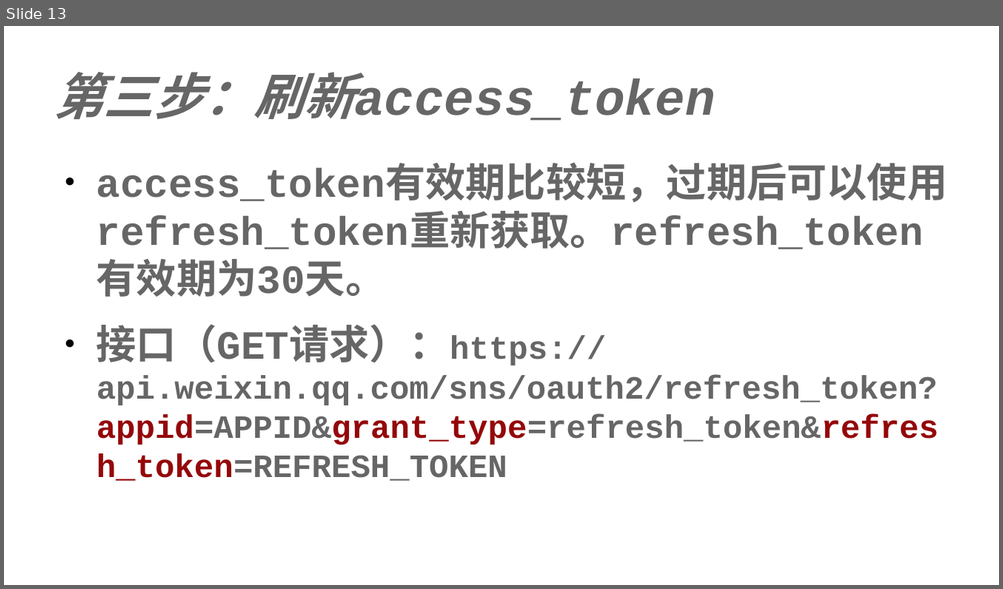
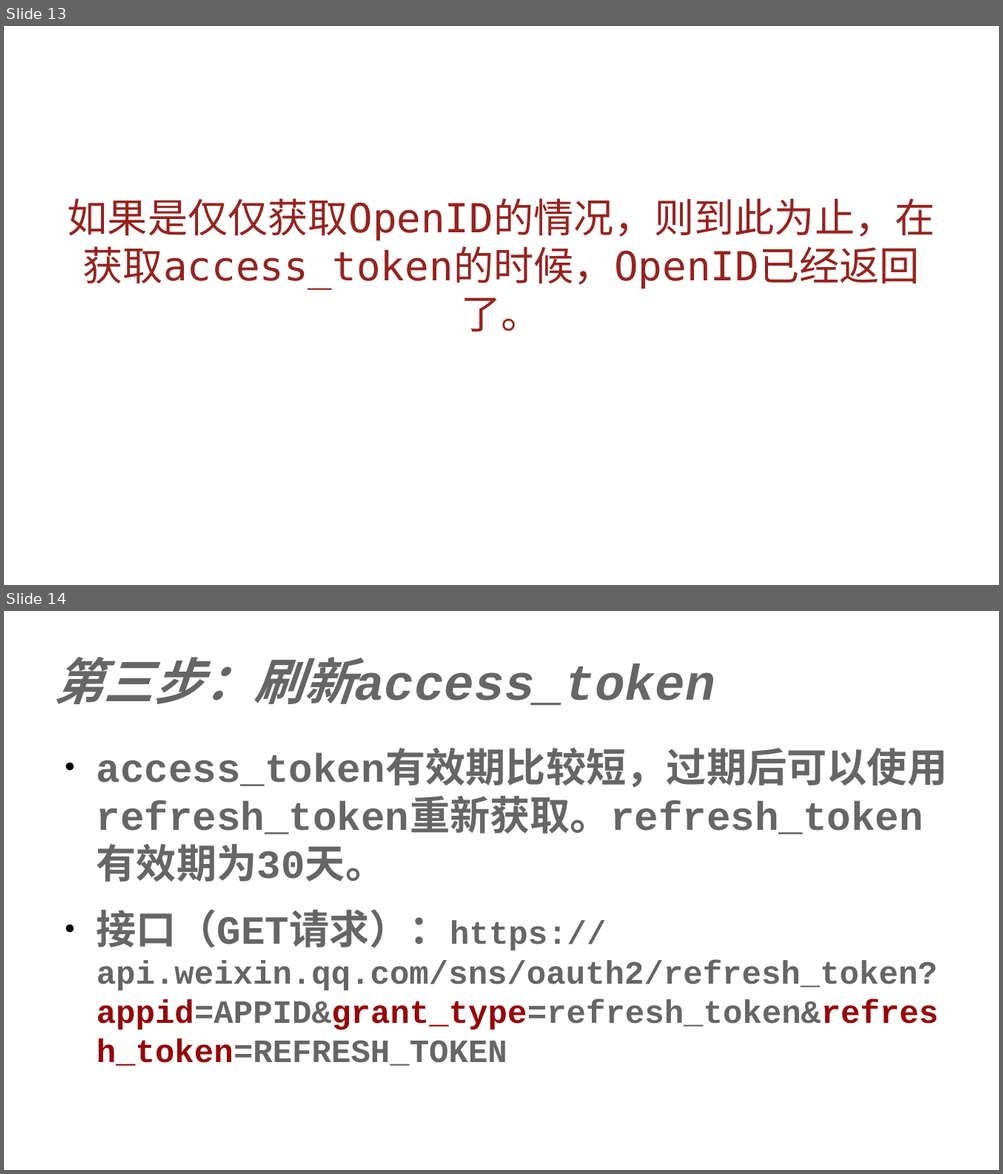
Before and after one commit to edu2act/course-wechat-and-miniprogram, a slide deck: ch11/微信网页授权.odp. Shown one above the other, each under a label of ours: slide 13 before the commit, slides 13 and 14 after it. The pictures are 1003x589 and 1003x1174 pixels, drawn with LibreOffice and Linux fonts; fonts in the diff are those of the drawing. Boxes give left, top, right and bottom in pixels: in the first picture for what was removed or moved away, otherwise in the second. Text is boxed around its words. In the diff, an @@ line names an element or a change of style, - is before the commit and + after.

```diff
--- a/ch11/微信网页授权.odp
+++ b/ch11/微信网页授权.odp
@@ slide 13 added at box(4, 26, 999, 585), background #FFFFFF @@
@@ text added at box(68, 198, 935, 332), 32 pt, text #95231F @@
+如果是仅仅获取OpenID的情况，则到此为止，在获取access_token的时候，OpenID已经返回了。
@@ what was slide 13 is now slide 14 @@
```
Also in this commit, not shown: 2 slides changed, 5 other files.
